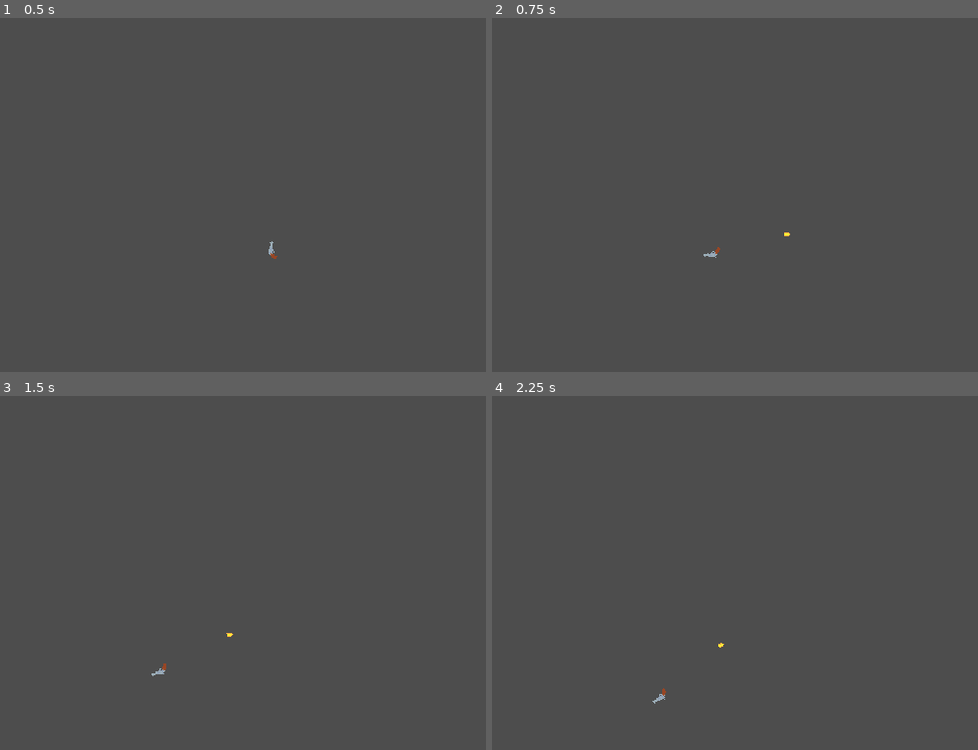
Above: before the commit, frames 1-4 (two rows, left to right).
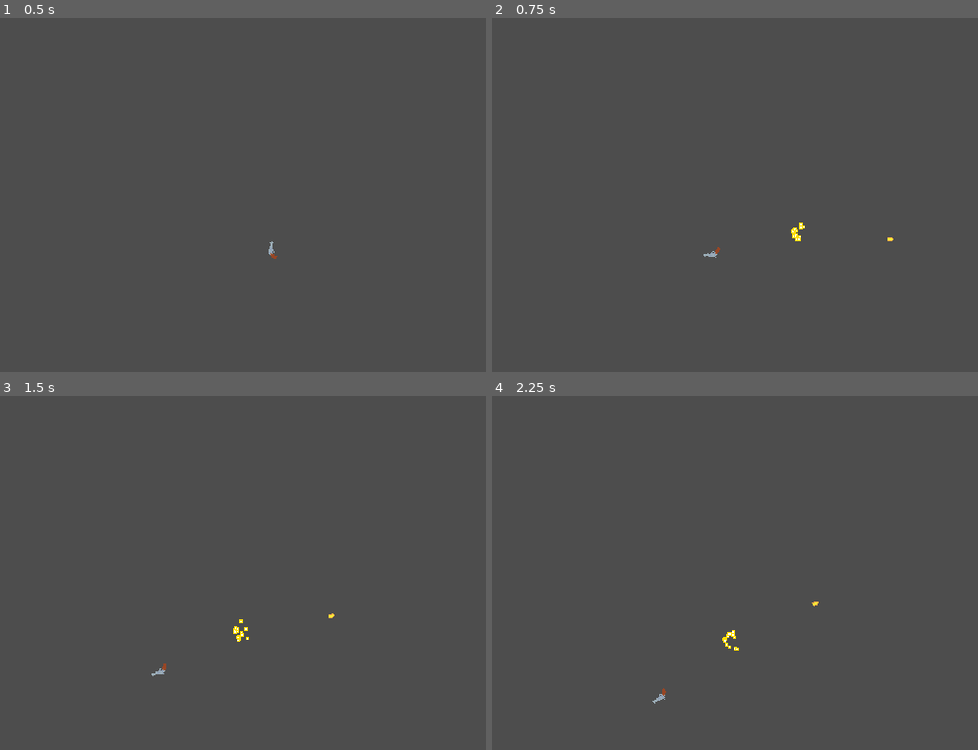
Above: after the commit, the same moments.

Repository: VI6IX/gunning-jump
Game: Godot game, scene res://scenes/main.tscn
Two runs of this game, one before a commit and one after it. Both use one fixed random seed, a clock stepped at 60 frames per second and the inputs below.
Inputs:
- Up to frame 1 (0.5 s): no input
- Up to frame 2 (0.75 s): tap Space (shoot) at 0.6 s
- Up to frame 3 (1.5 s): tap Space (shoot) at 1.35 s
- Up to frame 4 (2.25 s): tap Space (shoot) at 2.1 s

Frame 1 is identical in both runs. In frame 2, 0.1% of the frame differs, in the area x 60-83%, y 57-64%; in frame 3, 0.1%, in the area x 46-69%, y 61-70%; in frame 4, less than 0.1%.

Commit message:
feat: add particles on bullet instantiation

Diff:
--- /dev/null
+++ b/scenes/bullet/bullet.gd
@@ -0,0 +1,7 @@
+extends Area2D
+
+const BULLET_SPEED: float = 900.0
+
+# Called every frame. 'delta' is the elapsed time since the previous frame.
+func _physics_process(delta: float) -> void:
+	position += transform.x * BULLET_SPEED * delta
--- a/scenes/bullet/bullet.tscn
+++ b/scenes/bullet/bullet.tscn
@@ -1,11 +1,13 @@
 [gd_scene format=3 uid="uid://dfl3flvsspxtd"]
 
 [ext_resource type="Texture2D" uid="uid://v7mc45yl21aj" path="res://assets/sprites/bullet_16.png" id="1_7c8un"]
+[ext_resource type="Script" uid="uid://kcxpre78pivh" path="res://scenes/bullet/bullet.gd" id="1_83itf"]
 
 [sub_resource type="CircleShape2D" id="CircleShape2D_83itf"]
 radius = 4.0
 
 [node name="Bullet" type="Area2D" unique_id=1634369734]
+script = ExtResource("1_83itf")
 
 [node name="Sprite2D" type="Sprite2D" parent="." unique_id=351856658]
 texture = ExtResource("1_7c8un")
--- /dev/null
+++ b/scenes/particles/muzzle_flash.tscn
@@ -0,0 +1,21 @@
+[gd_scene format=3 uid="uid://dqofy7yf3ekp2"]
+
+[ext_resource type="Texture2D" uid="uid://bcpapokmpoths" path="res://assets/sprites/muzzle_flash_16.png" id="1_00jo1"]
+
+[sub_resource type="Curve" id="Curve_3txrp"]
+_data = [Vector2(0, 0), 0.0, 33.093624, 0, 0, Vector2(0.35106385, 1), 0.42859477, 0.42859477, 0, 0, Vector2(1, 0), 0.0, 0.0, 0, 0]
+point_count = 3
+
+[node name="MuzzleFlash" type="Node2D" unique_id=886764364]
+
+[node name="CPUParticles2D" type="CPUParticles2D" parent="." unique_id=1729395586]
+emitting = false
+amount = 16
+texture = ExtResource("1_00jo1")
+lifetime = 0.25
+one_shot = true
+explosiveness = 1.0
+gravity = Vector2(0, 0)
+initial_velocity_min = 31.7
+initial_velocity_max = 128.71
+scale_amount_curve = SubResource("Curve_3txrp")
--- a/scenes/player/player.gd
+++ b/scenes/player/player.gd
@@ -3,6 +3,8 @@
 @onready var fire_rate: Timer = %FireRate
 @onready var marker_2d: Marker2D = $Marker2D
 @export var bullet: PackedScene
+@onready var muzzle_flash: Node2D = %MuzzleFlash.get_child(0)
+
 
 const GRAVITY: float = 800.0
 const RECOIL: float = 500.0
@@ -38,6 +40,7 @@
 	rotation += rotation_speed * delta
 
 func instantiate_bullet() -> void:
+	muzzle_flash.set_emitting(true)
 	var bullet_instance = bullet.instantiate()
 	bullet_instance.global_position = marker_2d.global_position
 	bullet_instance.global_rotation = marker_2d.global_rotation
--- a/scenes/player/player.tscn
+++ b/scenes/player/player.tscn
@@ -3,6 +3,7 @@
 [ext_resource type="Texture2D" uid="uid://duko6oo8wrmjh" path="res://assets/sprites/revolver_16.png" id="1_8afob"]
 [ext_resource type="Script" uid="uid://bpflbghopb4k3" path="res://scenes/player/player.gd" id="1_dovo2"]
 [ext_resource type="PackedScene" uid="uid://dfl3flvsspxtd" path="res://scenes/bullet/bullet.tscn" id="2_gmlin"]
+[ext_resource type="PackedScene" uid="uid://dqofy7yf3ekp2" path="res://scenes/particles/muzzle_flash.tscn" id="3_lvxji"]
 
 [sub_resource type="CircleShape2D" id="CircleShape2D_dovo2"]
 radius = 6.0000005
@@ -11,6 +12,10 @@
 motion_mode = 1
 script = ExtResource("1_dovo2")
 bullet = ExtResource("2_gmlin")
+
+[node name="MuzzleFlash" parent="." unique_id=1729395586 instance=ExtResource("3_lvxji")]
+unique_name_in_owner = true
+position = Vector2(10, -1)
 
 [node name="Sprite2D" type="Sprite2D" parent="." unique_id=1322566488]
 texture = ExtResource("1_8afob")
Binary file changed: assets/sprites/muzzle_flash_16.png
Not shown, added: scenes/bullet/bullet.gd.uid
